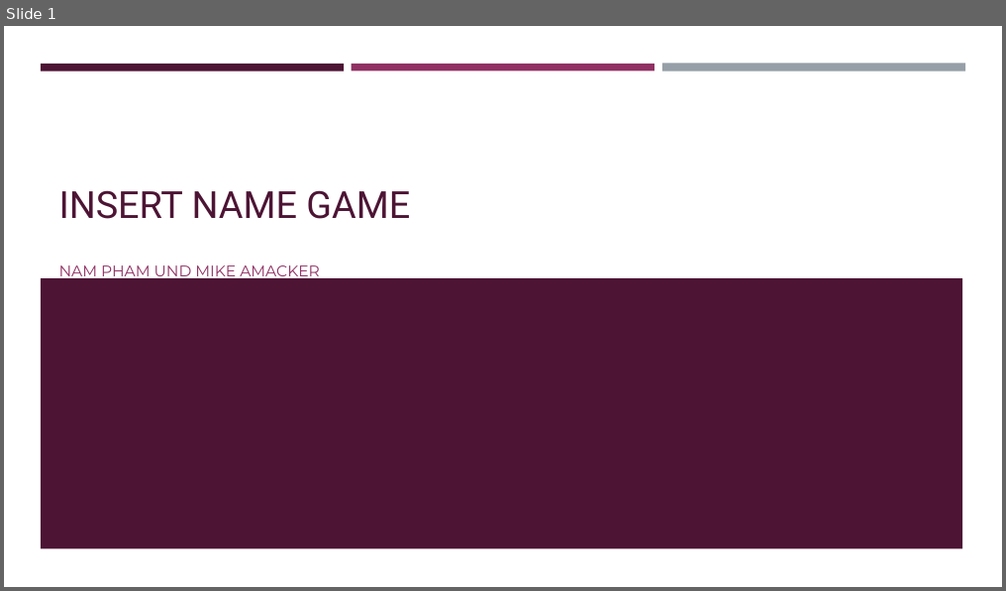
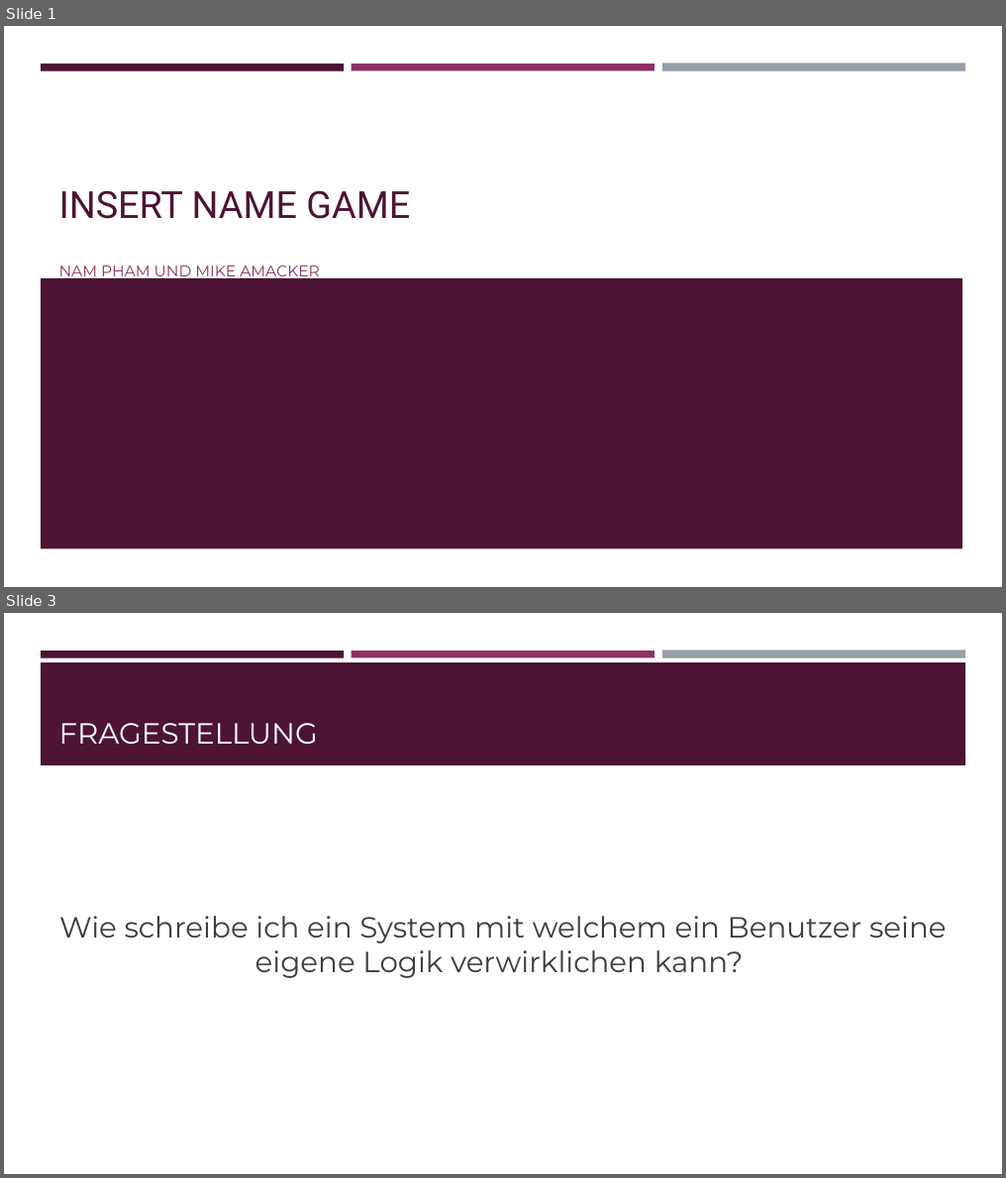
Before and after one commit to YoonieP/BachelorStudyProject, a slide deck: Pitch/PitchPräsi.pptx. Shown one above the other, each under a label of ours: slide 1 before the commit, slides 1 and 3 after it; the slides between them are not shown. The pictures are 1006x591 and 1006x1178 pixels, drawn with LibreOffice and Linux fonts; fonts in the diff are those of the drawing. Boxes give left, top, right and bottom in pixels: in the first picture for what was removed or moved away, otherwise in the second. Text is boxed around its words. In the diff, an @@ line names an element or a change of style, - is before the commit and + after.

```diff
--- a/Pitch/PitchPräsi.pptx
+++ b/Pitch/PitchPräsi.pptx
@@ slide 3 added at (4, 613, 1002, 1174), background #FFFFFF; not listed: 3 template elements that a slide beside it also shows @@
@@ rectangle added at (41, 663, 966, 765), fill #4D1434 @@
@@ title added at (59, 723, 318, 744), 28 pt, text #FFFFFF @@
+FRAGESTELLUNG
@@ text added at (59, 916, 946, 978), 28 pt, text #3D3D3D @@
+Wie schreibe ich ein System mit welchem ein Benutzer seine eigene Logik verwirklichen kann?
```
Also in this commit, not shown: 4 slides changed, 5 other slides added.
